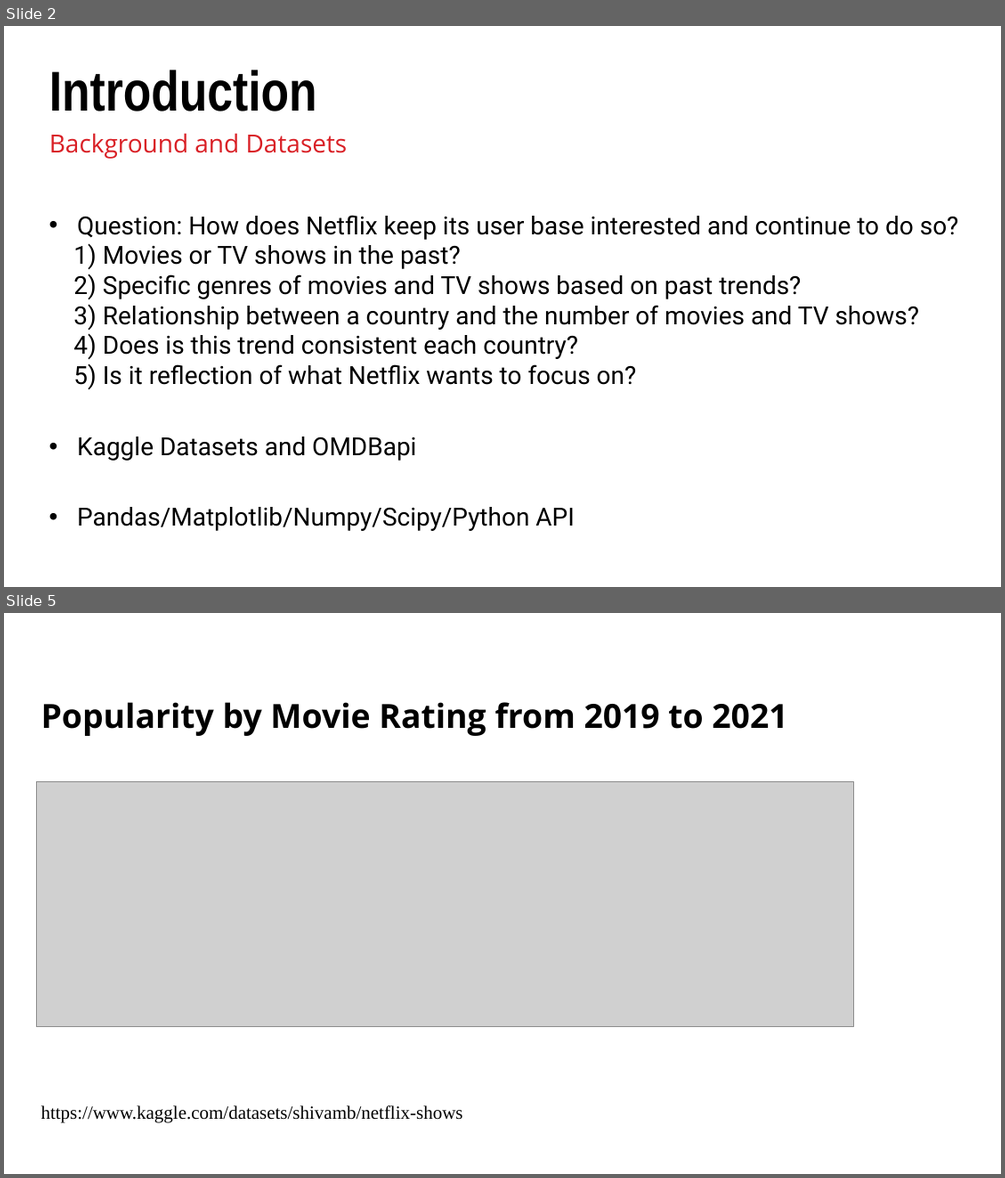
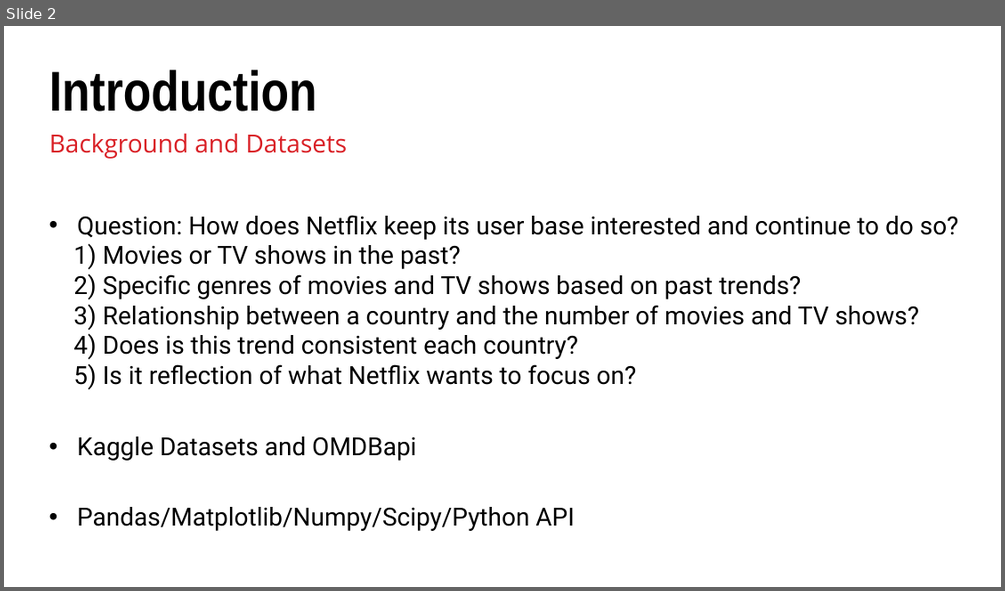
Before and after one commit to Costilrt/The-First-Project, a slide deck: TeamProjectPPT.pptx. Shown one above the other, each under a label of ours: slides 2 and 5 before the commit, slide 2 after it; the slides between them are not shown. The pictures are 1005x1178 and 1005x591 pixels, drawn with LibreOffice and Linux fonts; fonts in the diff are those of the drawing; grey boxes stand for pictures; background and template pictures are left out. Boxes give left, top, right and bottom in pixels: in the first picture for what was removed or moved away, otherwise in the second. Text is boxed around its words. In the diff, an @@ line names an element or a change of style, - is before the commit and + after.

```diff
--- a/TeamProjectPPT.pptx
+++ b/TeamProjectPPT.pptx
@@ slide 5 removed at (4,613,1001,1174), background picture (left out) @@
@@ text removed at (41,702,787,736) @@
-Popularity by Movie Rating from 2019 to 2021
@@ picture removed at (37,781,853,1027) @@
@@ text removed at (41,1105,463,1122) @@
-https://www.kaggle.com/datasets/shivamb/netflix-shows
```
Also in this commit, not shown: 3 slides changed, 12 slides added.
